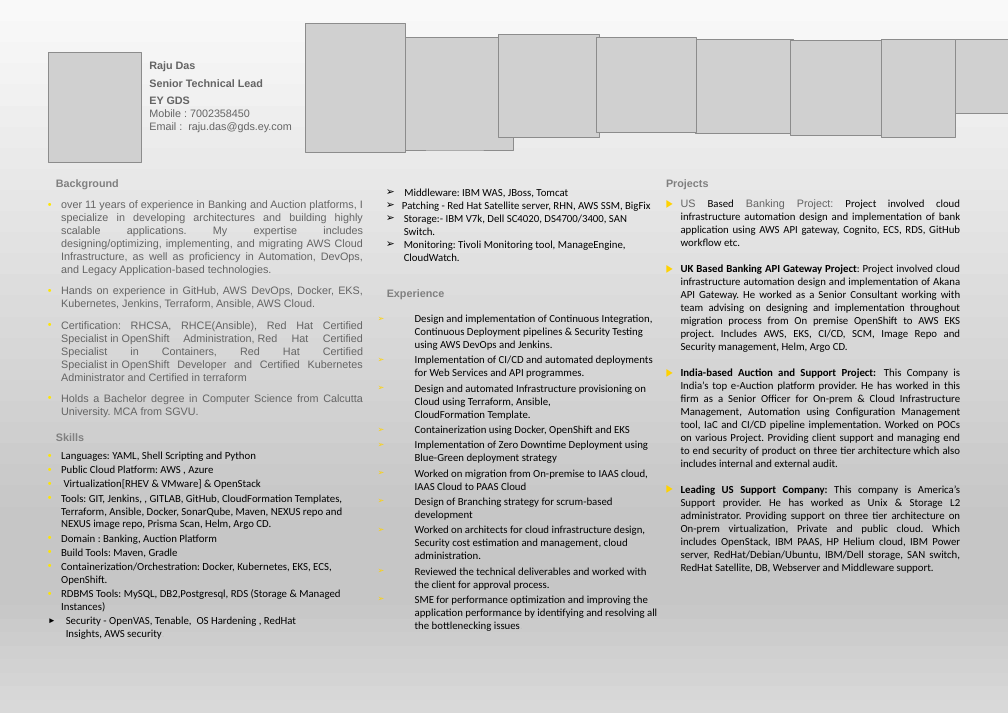
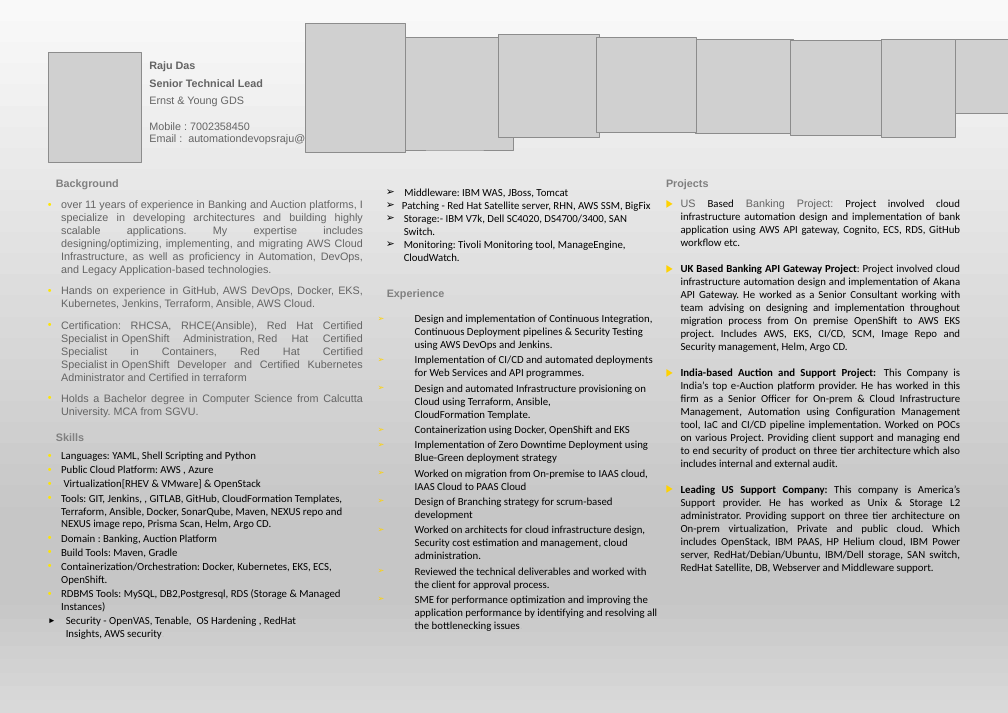
Before and after one commit to coolblueraju/Resume, a slide deck: slide 1 of Raju_Das_resume.pptx. Drawn at 1008x713 pixels with LibreOffice and Linux fonts; fonts in the diff are those of the drawing; grey boxes stand for pictures. Boxes give left, top, right and bottom in pixels: in the first picture for what was removed or moved away, otherwise in the second. Text is boxed around its words. In the diff, an @@ line names an element or a change of style, - is before the commit and + after.

Commit message:
resume added

```diff
--- a/Raju_Das_resume.pptx
+++ b/Raju_Das_resume.pptx
@@ text at bbox=[149, 96, 244, 106]: text changed; bold off @@
-EY GDS
+Ernst & Young GDS
@@ text at bbox=[149, 134, 354, 145]: text changed @@
-Email : raju.das@gds.ey.com
+Email : automationdevopsraju@gmail.com
```
